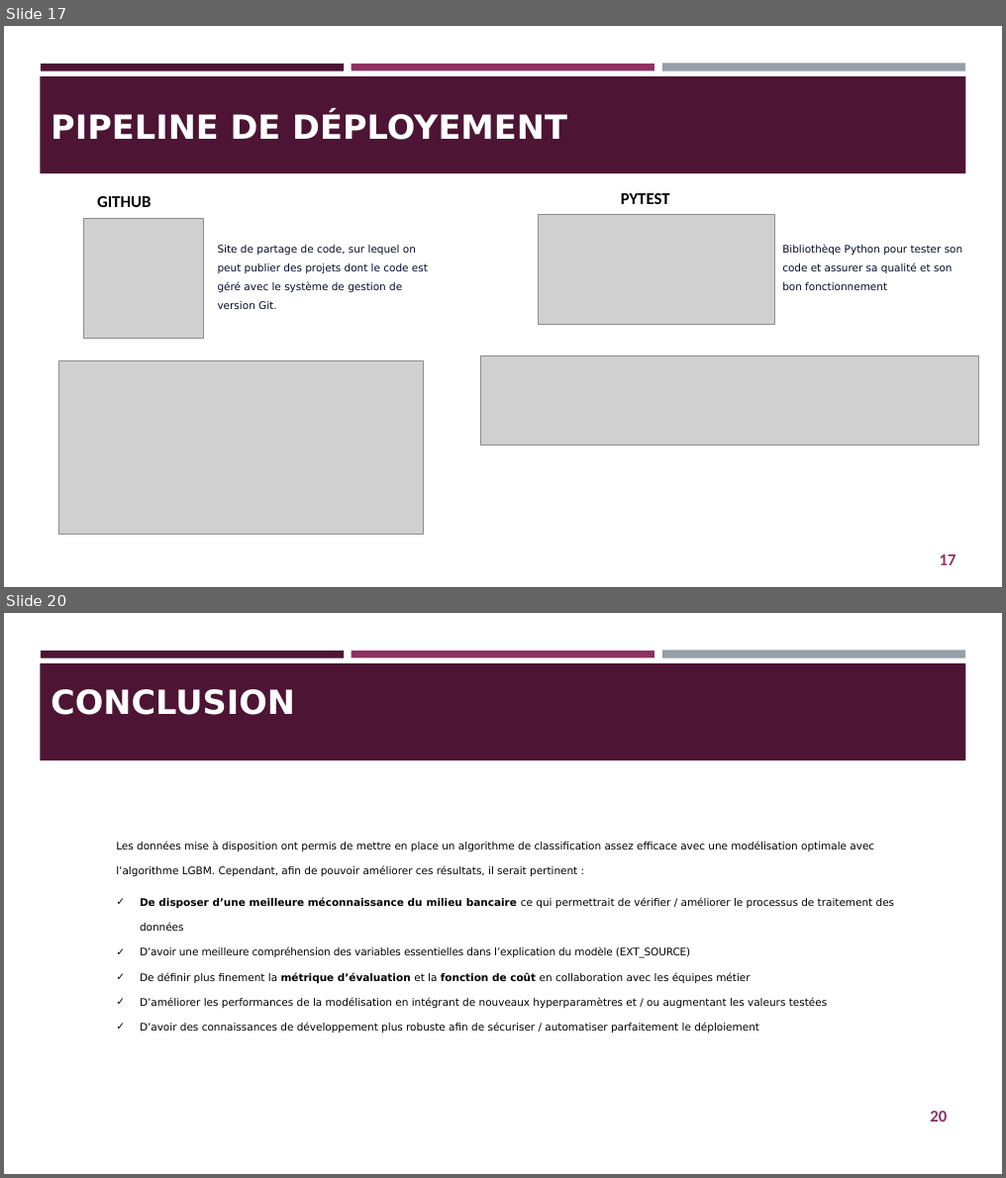
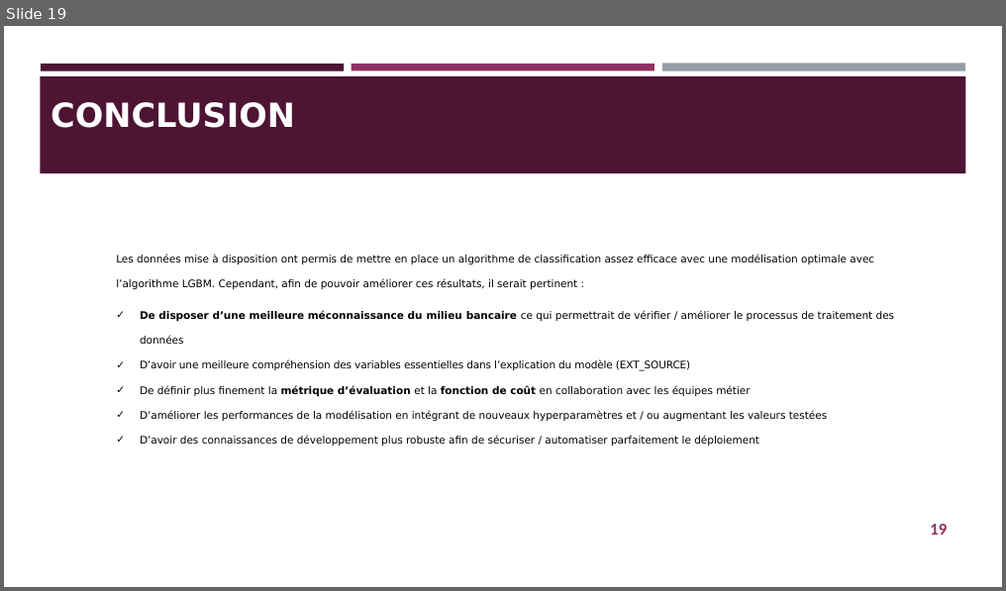
Before and after one commit to helene1219/PROJET_7_BIS_MODELISATION, a slide deck: Projet7_Support_Présentation.pptx. Shown one above the other, each under a label of ours: slides 17 and 20 before the commit, slide 19 after it; the slides between them are not shown. The pictures are 1006x1178 and 1006x591 pixels, drawn with LibreOffice and Linux fonts; fonts in the diff are those of the drawing; grey boxes stand for pictures. Boxes give left, top, right and bottom in pixels: in the first picture for what was removed or moved away, otherwise in the second. Text is boxed around its words. In the diff, an @@ line names an element or a change of style, - is before the commit and + after.

```diff
--- a/Projet7_Support_Présentation.pptx
+++ b/Projet7_Support_Présentation.pptx
@@ slide 17 removed at [4, 26, 1002, 587], background #FFFFFF; not listed: 4 template elements that a slide beside it also shows @@
@@ title removed at [51, 111, 567, 140] @@
-PIPELINE DE DÉPLOYEMENT
@@ text removed at [97, 196, 151, 207] @@
-GITHUB
@@ text removed at [621, 193, 670, 204] @@
-PYTEST
@@ picture removed at [83, 218, 204, 339] @@
@@ picture removed at [539, 214, 776, 324] @@
@@ text removed at [218, 245, 428, 309] @@
-Site de partage de code, sur lequel on peut publier des projets dont le code est géré avec le système de gestion de version Git.
@@ text removed at [782, 245, 963, 290] @@
-Bibliothèqe Python pour tester son code et assurer sa qualité et son bon fonctionnement
@@ picture removed at [59, 361, 423, 534] @@
@@ picture removed at [481, 356, 979, 445] @@
@@ page number removed at [940, 555, 956, 566] @@
-17
@@ what was slide 20 is now slide 19 @@
@@ page number at [930, 524, 946, 535]: text changed @@
-20
+19
```
Also in this commit, not shown: 5 slides changed, 2 slides added, 2 other slides removed, 1 other file.
